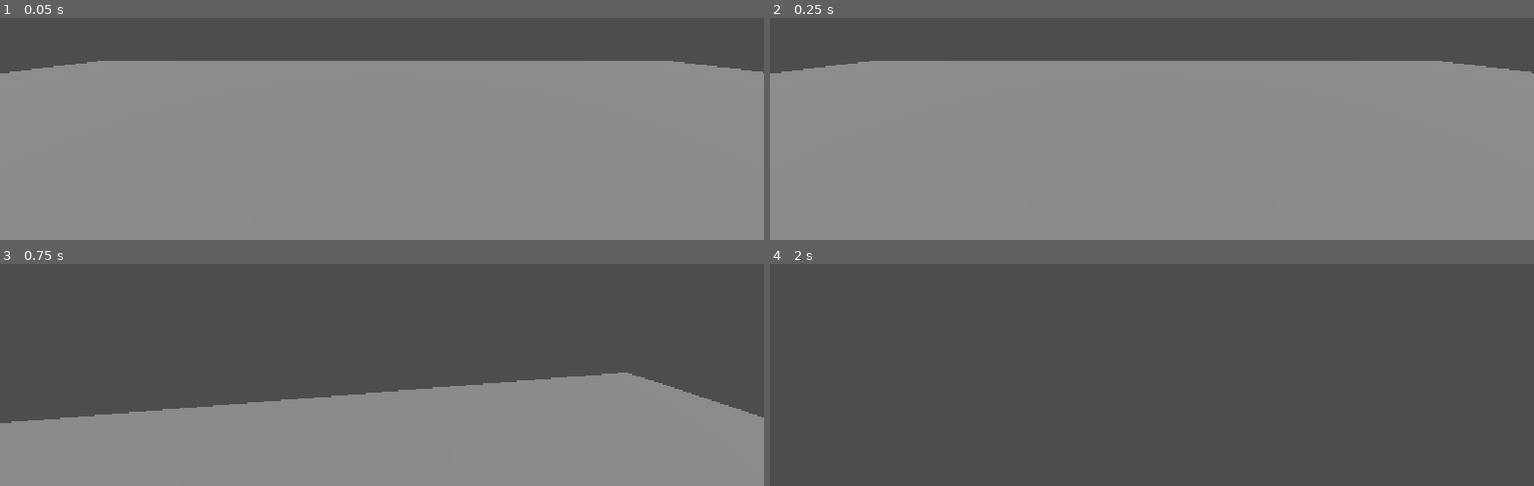
Above: before the commit, frames 1-4 (two rows, left to right).
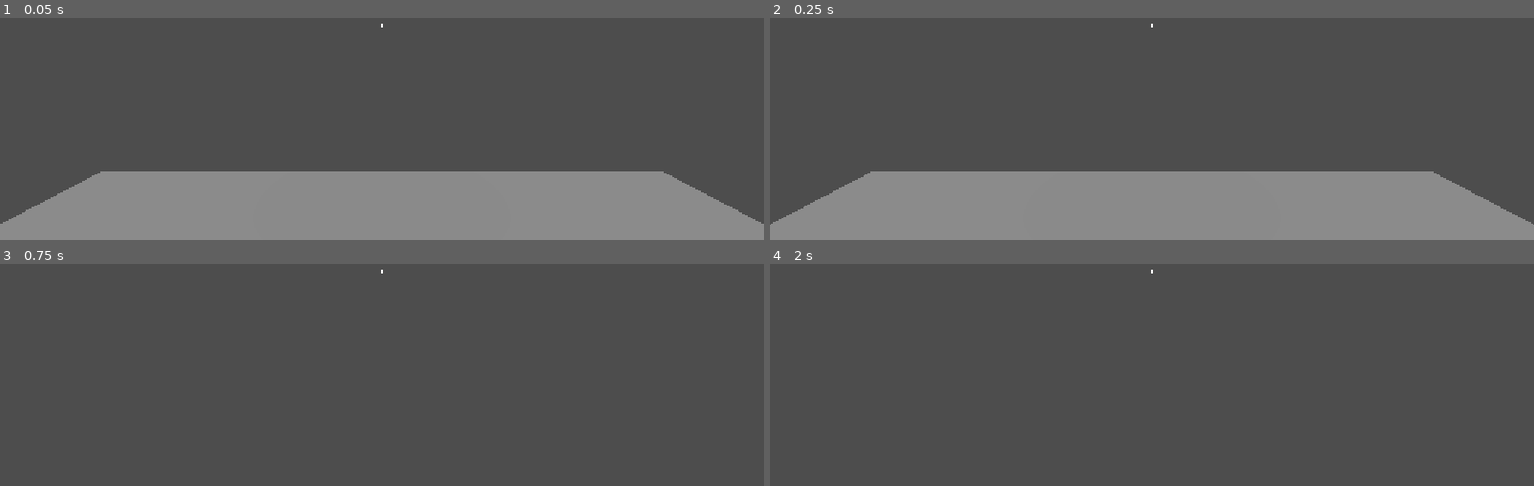
Above: after the commit, the same moments.

Repository: Roclight-Code/Into-The-Stars
Game: Godot game, scene res://Main.tscn
Two runs of this game, one before a commit and one after it. Both use one fixed random seed, a clock stepped at 60 frames per second and the inputs below.
Inputs (mouse positions are in pixels of both pictures, inside the frame that each line leads up to):
- Up to frame 1 (0.05 s): no input
- Up to frame 2 (0.25 s): no input
- Up to frame 3 (0.75 s): tap Enter (ui_accept) at 0.5 s; move the mouse to (420, 270) at 0.52 s; hold Up (ui_up) from 0.53 s (still down); hold E (interact) from 0.53 s (still down)
- Up to frame 4 (2 s): keep holding Up (ui_up); tap Enter (ui_accept) at 0.77, 1.52 s; move the mouse to (1113, 272) at 1.27 s; release E (interact) at 1.28 s; tap E (interact) at 1.35 s

The runs differ from the first frame. In frame 1, 52% of the frame differs, in the area x 0-100%, y 2-93%; in frame 2, 52%, in the area x 0-100%, y 2-94%; in frame 3, 40%; in frame 4, less than 0.1%.

Commit message:
Added a reticle

Diff:
--- a/Main.tscn
+++ b/Main.tscn
@@ -2,8 +2,8 @@
 
 [ext_resource type="Script" uid="uid://dx1kuny6ji3ek" path="res://player_movement.gd" id="1_glv2v"]
 [ext_resource type="Script" uid="uid://beqw3x6tsvhm8" path="res://player_interact_raycast.gd" id="2_cm0pq"]
-[ext_resource type="Script" uid="uid://bdwrmjmodyta4" path="res://button_ahead.gd" id="2_r0du0"]
 [ext_resource type="Script" uid="uid://clgnb5oct7l25" path="res://rover_static_body.gd" id="3_cm0pq"]
+[ext_resource type="Script" uid="uid://bq7jnri3lw4nk" path="res://static_body_3d.gd" id="4_cm0pq"]
 
 [sub_resource type="GDScript" id="GDScript_cm0pq"]
 script/source = "extends Camera3D
@@ -16,13 +16,13 @@
 
 [sub_resource type="BoxMesh" id="BoxMesh_oswh7"]
 
-[sub_resource type="CylinderMesh" id="CylinderMesh_0alb6"]
-
-[sub_resource type="CylinderShape3D" id="CylinderShape3D_ayyc1"]
-
 [sub_resource type="BoxShape3D" id="BoxShape3D_a368p"]
 
 [sub_resource type="BoxMesh" id="BoxMesh_chw0c"]
+
+[sub_resource type="CylinderShape3D" id="CylinderShape3D_0alb6"]
+
+[sub_resource type="CylinderMesh" id="CylinderMesh_ayyc1"]
 
 [node name="Main (Node3D)" type="Node3D" unique_id=1445796514]
 
@@ -32,17 +32,50 @@
 floor_stop_on_slope = false
 script = ExtResource("1_glv2v")
 
-[node name="Head" type="Camera3D" parent="Player" unique_id=185801676]
+[node name="Head" type="Node3D" parent="Player" unique_id=576608448]
+transform = Transform3D(1, 0, 0, 0, 1, 0, 0, 0, 1, 0.044, 1.6, 0)
+
+[node name="Camera3D" type="Camera3D" parent="Player/Head" unique_id=185801676]
 current = true
 script = SubResource("GDScript_cm0pq")
 
-[node name="RayCast3D" type="RayCast3D" parent="Player/Head" unique_id=381948238]
+[node name="InteractRay" type="RayCast3D" parent="Player/Head/Camera3D" unique_id=381948238]
 transform = Transform3D(1, 0, 0, 0, 1, 0, 0, 0, -3, 0, 0, 0)
+target_position = Vector3(0, -0.08, 3)
 script = ExtResource("2_cm0pq")
 
 [node name="CollisionShape3D" type="CollisionShape3D" parent="Player" unique_id=196247890]
 visible = false
 shape = SubResource("SphereShape3D_ayyc1")
+
+[node name="HUD" type="CanvasLayer" parent="Player" unique_id=1522113834]
+
+[node name="TextureRect" type="TextureRect" parent="Player/HUD" unique_id=2132313144]
+visible = false
+offset_right = 40.0
+offset_bottom = 40.0
+mouse_filter = 2
+
+[node name="PromptLabel" type="Label" parent="Player/HUD" unique_id=1460925558]
+offset_top = 68.0
+offset_right = 40.0
+offset_bottom = 91.0
+horizontal_alignment = 1
+vertical_alignment = 1
+
+[node name="Reticle" type="ColorRect" parent="Player/HUD" unique_id=1468372667]
+anchors_preset = 8
+anchor_left = 0.5
+anchor_top = 0.5
+anchor_right = 0.5
+anchor_bottom = 0.5
+offset_left = -3.0
+offset_top = -3.0
+offset_right = 3.0
+offset_bottom = 3.0
+grow_horizontal = 2
+grow_vertical = 2
+mouse_filter = 2
 
 [node name="PlayerPlatformStatic" type="StaticBody3D" parent="." unique_id=627813432]
 
@@ -54,24 +87,13 @@
 transform = Transform3D(1.005, 0, 0, 0, 0.5, 0, 0, 0, 1.005, 0, 0, 0)
 mesh = SubResource("BoxMesh_oswh7")
 
-[node name="ButtonAhead" type="StaticBody3D" parent="PlayerPlatformStatic" unique_id=112388650]
-transform = Transform3D(1, 0, 0, 0, 0.175, 0, 0, 0, 1, 4.240834, 11.977455, 3.077097)
-script = ExtResource("2_r0du0")
-
-[node name="MeshInstance3D" type="MeshInstance3D" parent="PlayerPlatformStatic/ButtonAhead" unique_id=1692939258]
-mesh = SubResource("CylinderMesh_0alb6")
-
-[node name="CollisionShape3D" type="CollisionShape3D" parent="PlayerPlatformStatic/ButtonAhead" unique_id=510803577]
-shape = SubResource("CylinderShape3D_ayyc1")
-
 [node name="DirectionalLight3D" type="DirectionalLight3D" parent="." unique_id=1412188546]
 transform = Transform3D(1, 0, 0, 0, 0.46792984, 0.88376564, 0, -0.88376564, 0.46792984, 0, 25.909355, 0)
 shadow_enabled = true
 
-[node name="RoverStaticBody" type="StaticBody3D" parent="." unique_id=356854698 node_paths=PackedStringArray("button")]
-transform = Transform3D(15, 0, 0, 0, 2.007, 0, 0, 0, 10, 18, 0, 0)
+[node name="RoverStaticBody" type="StaticBody3D" parent="." unique_id=356854698]
+transform = Transform3D(1, 0, 0, 0, 1, 0, 0, 0, 1, 18, 0, 0)
 script = ExtResource("3_cm0pq")
-button = NodePath("../PlayerPlatformStatic/ButtonAhead")
 
 [node name="CollisionShape3D" type="CollisionShape3D" parent="RoverStaticBody" unique_id=1865148875]
 shape = SubResource("BoxShape3D_a368p")
@@ -84,3 +106,16 @@
 billboard = 1
 text = "Rover
 "
+
+[node name="StaticBody3D" type="StaticBody3D" parent="." unique_id=551556612]
+transform = Transform3D(1, 0, 0, 0, 1, 0, 0, 0, 1, 3.7065392, 12.279826, 2.6179829)
+script = ExtResource("4_cm0pq")
+
+[node name="CollisionShape3D" type="CollisionShape3D" parent="StaticBody3D" unique_id=1230208797]
+shape = SubResource("CylinderShape3D_0alb6")
+
+[node name="CollisionShape3D2" type="CollisionShape3D" parent="StaticBody3D" unique_id=322923383]
+shape = SubResource("CylinderShape3D_0alb6")
+
+[node name="MeshInstance3D" type="MeshInstance3D" parent="StaticBody3D" unique_id=1350618305]
+mesh = SubResource("CylinderMesh_ayyc1")
--- a/button_ahead.gd
+++ /dev/null
@@ -1,6 +0,0 @@
-extends StaticBody3D
-
-var is_held := false
-
-func set_held(value: bool) -> void:
-	is_held = value
--- /dev/null
+++ b/collision_shape_3d_2.gd
@@ -0,0 +1 @@
+extends "res://button_press_area.gd"
--- a/player_movement.gd
+++ b/player_movement.gd
@@ -7,9 +7,15 @@
 var gravity: float = ProjectSettings.get_setting("physics/3d/default_gravity")
 
 @onready var head: Node3D = $Head
+@onready var ray: RayCast3D = $Head/Camera3D/InteractRay
+@onready var prompt: Label = $HUD/PromptLabel
+@onready var reticle: ColorRect = $HUD/Reticle
+
+var current_target: Node = null
 
 func _ready() -> void:
 	Input.mouse_mode = Input.MOUSE_MODE_CAPTURED
+	ray.add_exception(self)
 
 func _unhandled_input(event: InputEvent) -> void:
 	if event is InputEventMouseMotion and Input.mouse_mode == Input.MOUSE_MODE_CAPTURED:
@@ -40,3 +46,40 @@
 		velocity.z = move_toward(velocity.z, 0, speed)
 
 	move_and_slide()
+
+	_update_target()
+	_handle_interact_input()
+
+func _update_target() -> void:
+	var hit: Node = null
+	if ray.is_colliding():
+		var collider := ray.get_collider()
+		if collider and collider.has_method("interact"):
+			hit = collider
+
+	# If we looked away from a held button, release it
+	if hit != current_target:
+		if current_target and is_instance_valid(current_target) and current_target.has_method("release"):
+			current_target.release(self)
+		current_target = hit
+
+	if current_target:
+		prompt.text = "[E] " + current_target.get_prompt()
+		reticle.color = Color(1, 1, 0)
+	else:
+		prompt.text = ""
+		reticle.color = Color(1, 1, 1)
+
+func _handle_interact_input() -> void:
+	if current_target == null:
+		return
+
+	if Input.is_action_just_pressed("interact"):
+		current_target.interact(self)
+
+	if current_target.has_method("hold"):
+		if Input.is_action_pressed("interact"):
+			current_target.hold(self)
+		if Input.is_action_just_released("interact"):
+			if current_target.has_method("release"):
+				current_target.release(self)
--- a/rover_static_body.gd
+++ b/rover_static_body.gd
@@ -1,8 +1,34 @@
 extends StaticBody3D
 
-@export var button: StaticBody3D  # drag the button here in the Inspector
-@export var speed := 2.0
+@export var move_speed := 3.0
+@export var turn_speed := 1.5   # radians per second
 
-func _process(delta: float) -> void:
-	if button and button.is_held:
-		global_position -= global_transform.basis.z * speed * delta
+# -1, 0, or 1 for each input
+var drive_input := 0.0
+var sideways_mode := false      # set by the switch
+
+func _physics_process(delta: float) -> void:
+	if drive_input == 0.0:
+		return
+
+	if sideways_mode:
+		# Up/down buttons act as left/right
+		translate(Vector3(drive_input * move_speed * delta, 0, 0))
+	else:
+		# Up/down buttons act as forward/back
+		# Forward is -Z in Godot
+		translate(Vector3(0, 0, -drive_input * move_speed * delta))
+
+# --- Called by the buttons and switch ---
+
+func _on_up_held() -> void:
+	drive_input = 1.0
+
+func _on_down_held() -> void:
+	drive_input = -1.0
+
+func _on_button_released() -> void:
+	drive_input = 0.0
+
+func _on_switch_toggled(is_on: bool) -> void:
+	sideways_mode = is_on
--- /dev/null
+++ b/static_body_3d.gd
@@ -0,0 +1,20 @@
+extends StaticBody3D
+
+signal held
+signal released
+
+var is_held := false
+
+func get_prompt() -> String:
+	return "Hold"
+
+func interact(_player) -> void:
+	pass  # the player script calls hold() while E is down
+
+func hold(_player) -> void:
+	is_held = true
+	held.emit()
+
+func release(_player) -> void:
+	is_held = false
+	released.emit()
Not shown, removed: button_ahead.gd.uid
Not shown, added: collision_shape_3d_2.gd.uid
Not shown, added: static_body_3d.gd.uid
